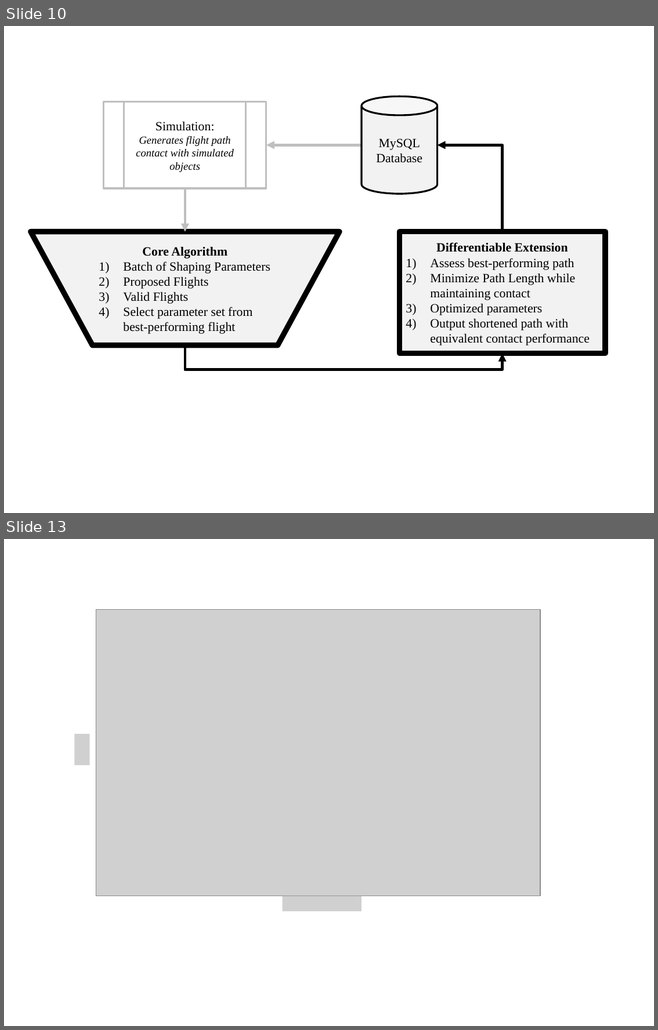
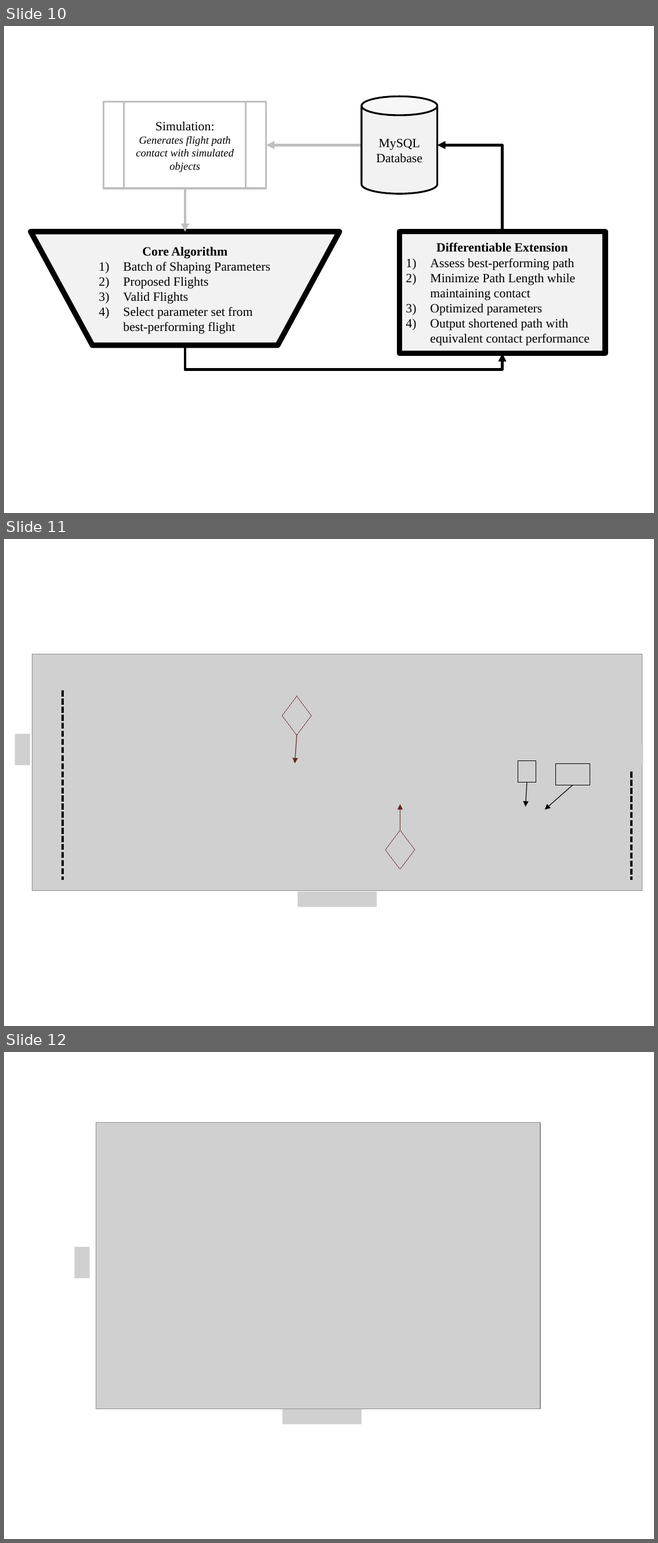
Before and after one commit to Leonardo767/aiaa2019-publication, a slide deck: docs/paper/figs/Diagrams.pptx. Shown one above the other, each under a label of ours: slides 10 and 13 before the commit, slides 10, 11 and 12 after it; the slides between them are not shown. The pictures are 658x1030 and 658x1543 pixels, drawn with LibreOffice and Linux fonts; fonts in the diff are those of the drawing; grey boxes stand for pictures. Boxes give left, top, right and bottom in pixels: in the first picture for what was removed or moved away, otherwise in the second. Text is boxed around its words. In the diff, an @@ line names an element or a change of style, - is before the commit and + after.

```diff
--- a/docs/paper/figs/Diagrams.pptx
+++ b/docs/paper/figs/Diagrams.pptx
@@ slide 11 added at [4,539,654,1026], background #FFFFFF @@
@@ picture added at [32,654,642,891] @@
@@ picture added at [53,664,74,683] @@
@@ line added from (63, 690) to (63, 880), #000000 2.25 pt dashed @@
@@ picture added at [282,696,311,735] @@
@@ picture added at [14,734,30,765] @@
@@ arrow added from (296, 735) to (295, 763), #632523 0.75 pt @@
@@ picture added at [622,745,643,765] @@
@@ picture added at [517,761,535,783] @@
@@ picture added at [556,764,589,785] @@
@@ arrow added from (527, 782) to (525, 806), #000000 0.75 pt @@
@@ line added from (631, 772) to (631, 880), #000000 2.25 pt dashed @@
@@ arrow added from (572, 785) to (545, 810), #000000 0.75 pt @@
@@ arrow added from (400, 830) to (400, 804), #632523 0.75 pt @@
@@ picture added at [385,830,415,869] @@
@@ picture added at [297,892,377,907] @@
@@ what was slide 13 is now slide 12 @@
```
Also in this commit, not shown: 2 slides removed, 1 other file.
